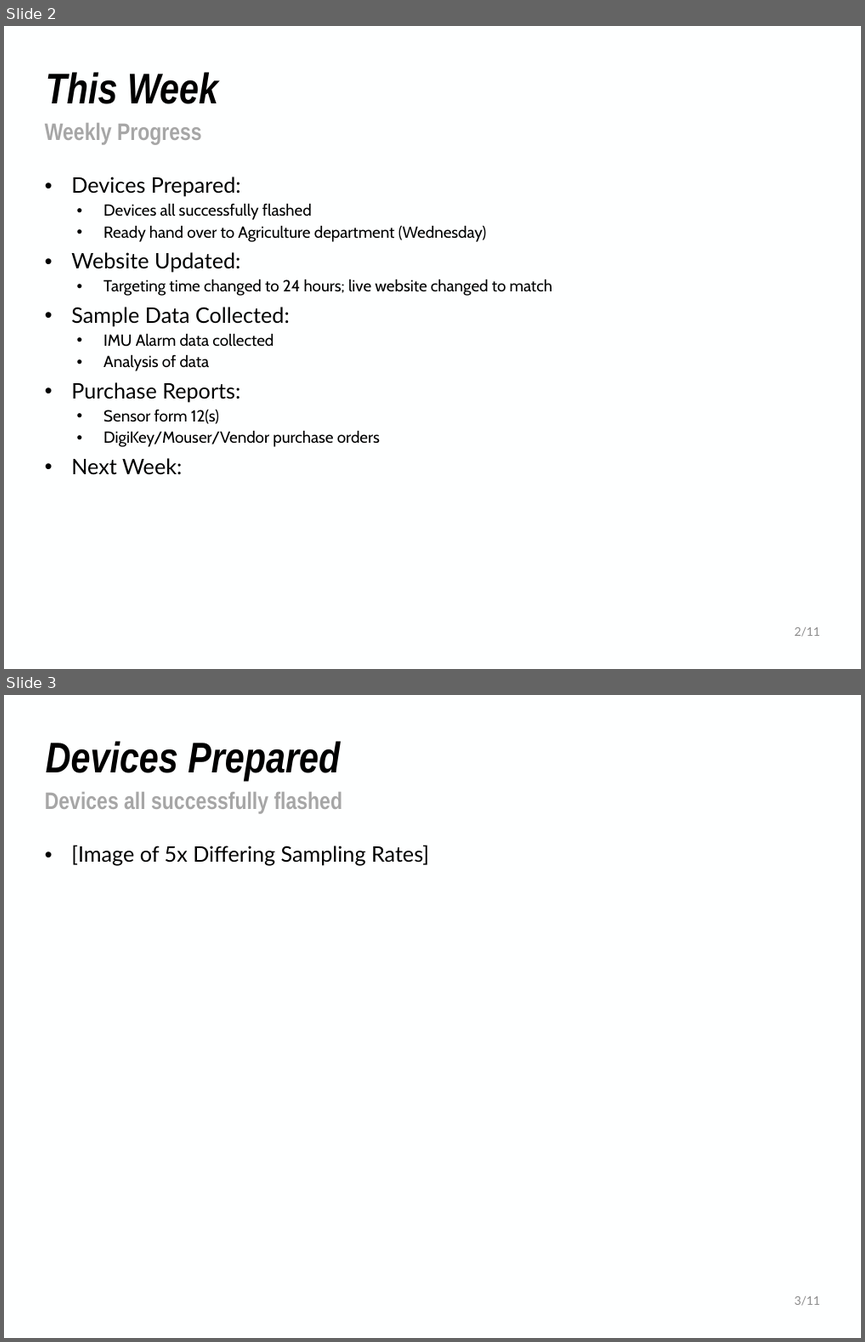
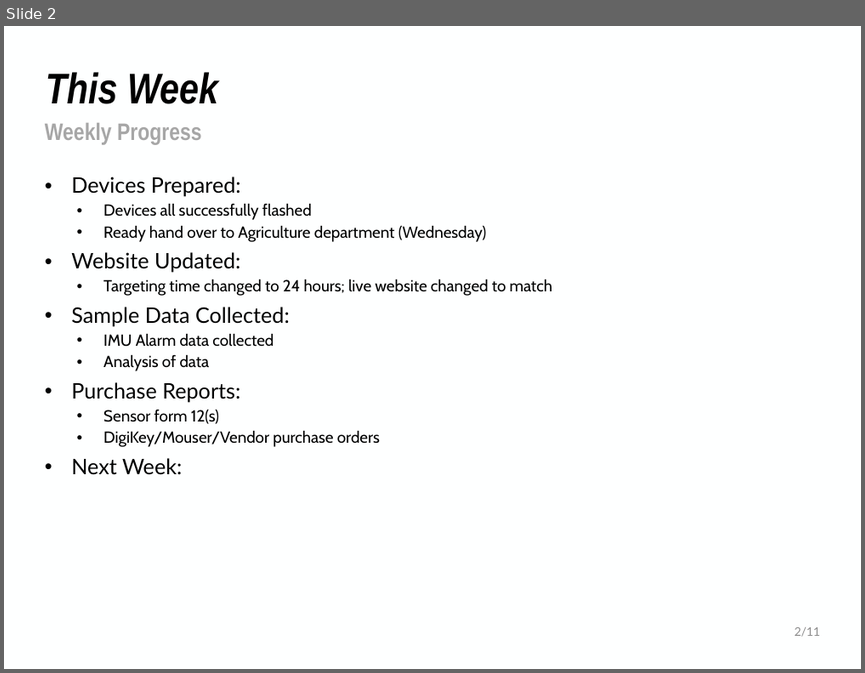
Before and after one commit to NHuang58/Biomedical_Device_PCB, a slide deck: Documentation/Slides/Week_20.pptx. Shown one above the other, each under a label of ours: slides 2 and 3 before the commit, slide 2 after it. The pictures are 865x1342 and 865x673 pixels, drawn with LibreOffice and Linux fonts; fonts in the diff are those of the drawing; background and template pictures are left out. Boxes give left, top, right and bottom in pixels: in the first picture for what was removed or moved away, otherwise in the second. Text is boxed around its words. In the diff, an @@ line names an element or a change of style, - is before the commit and + after.

```diff
--- a/Documentation/Slides/Week_20.pptx
+++ b/Documentation/Slides/Week_20.pptx
@@ slide 3 removed at [4, 695, 861, 1338], background #FEFFFF @@
@@ title removed at [46, 741, 340, 781] @@
-Devices Prepared
@@ text removed at [45, 792, 342, 814] @@
-Devices all successfully flashed
@@ text removed at [71, 845, 429, 866] @@
-• [Image of 5x Differing Sampling Rates]
@@ text removed at [794, 1296, 821, 1305] @@
-3/11
```
Also in this commit, not shown: 7 slides changed, 3 slides added, 6 other files.
